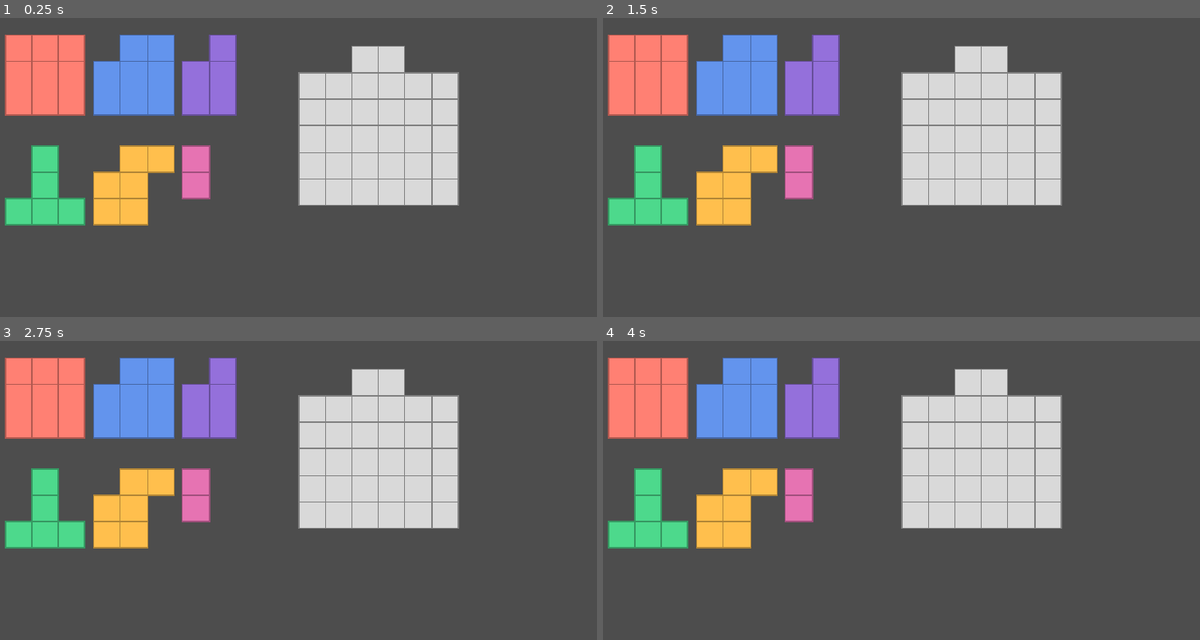
Above: before the commit, frames 1-4 (two rows, left to right).
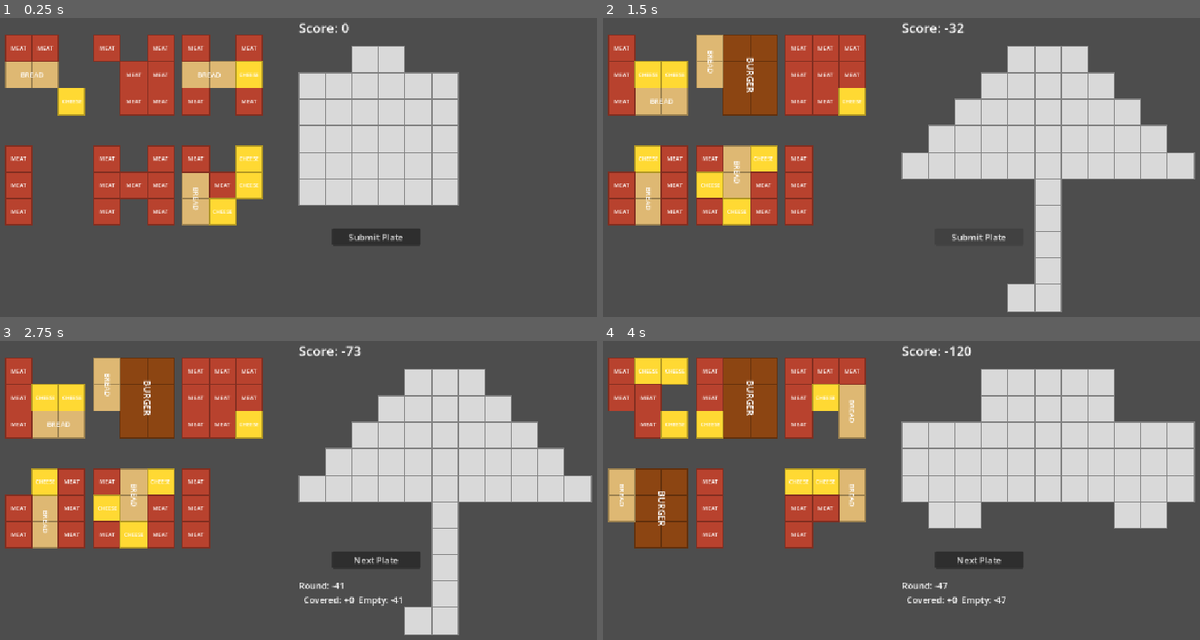
Above: after the commit, the same moments.

Repository: kapi-codes/boorger
Game: Godot game, scene res://main.tscn
Same seed, same stepped clock (60 frames per second), same inputs: the game is played once before the commit and once after it.
Inputs (mouse positions are in pixels of both pictures, inside the frame that each line leads up to):
- Up to frame 1 (0.25 s): no input
- Up to frame 2 (1.5 s): click (979, 236) at 0.5 s, where only the run after the commit has a clickable "Submit Plate"; click (979, 236) at 1.25 s, where only the run after the commit has a clickable "Next Plate"
- Up to frame 3 (2.75 s): tap Enter at 2 s; move the mouse to (447, 475) at 2.02 s; hold Right from 2.03 s (still down); click (447, 475) at 2.17 s
- Up to frame 4 (4 s): release Right at 2.75 s; click (979, 559) at 2.75 s, where only the run after the commit has a clickable "Next Plate"; tap Space at 3.5 s; drag from (782, 511) to (877, 565) at 3.52 s

The runs differ from the first frame. In frame 1, 21% of the frame differs, in the area x 0-71%, y 1-76%; in frame 2, 33%; in frame 3, 34%, in the area x 0-100%, y 1-99%; in frame 4, 34%.

Commit message:
second part of boorger prototype

Diff:
--- a/food_block.gd
+++ b/food_block.gd
@@ -2,63 +2,215 @@
 
 const CELL_SIZE := 48
 
+const FOOD_COLORS := {
+	"cheese": Color(1.0, 0.85, 0.2),
+	"meat": Color(0.72, 0.26, 0.18),
+	"bread": Color(0.87, 0.72, 0.45),
+	"burger": Color(0.55, 0.27, 0.07),
+}
+
 var cells: Array[Vector2i] = []
-var block_color: Color
+var food_items: Array = []  # Array of {type: String, cells: Array[Vector2i], text_angle: float}
 var home_position: Vector2
 var dragging := false
 var drag_offset := Vector2.ZERO
 var placed := false
-
 var plate_grid: Node2D
 
-func initialize(pos: Vector2, color: Color, size: int) -> void:
+func initialize(pos: Vector2, force_meat_stack: bool = false) -> void:
 	home_position = pos
 	position = pos
-	block_color = color
-	_generate_polyomino(size)
+	if force_meat_stack:
+		_generate_meat_stack()
+	else:
+		_generate_block()
 	queue_redraw()
 
-func _generate_polyomino(size: int) -> void:
-	# Start at center of a 3x3 working area
-	var used: Array[Vector2i] = [Vector2i(1, 1)]
-	while used.size() < size:
-		# Collect all unique neighbors of existing cells
-		var neighbors: Array[Vector2i] = []
-		for cell in used:
-			for dir: Vector2i in [Vector2i.UP, Vector2i.DOWN, Vector2i.LEFT, Vector2i.RIGHT]:
-				var n: Vector2i = cell + dir
-				if n not in used and n not in neighbors:
-					if n.x >= 0 and n.x < 3 and n.y >= 0 and n.y < 3:
-						neighbors.append(n)
-		if neighbors.is_empty():
-			break
-		used.append(neighbors[randi() % neighbors.size()])
-	# Normalize to (0,0) origin
-	var min_pos := used[0]
-	for cell in used:
+# Returns possible orientations for a food type as arrays of cell offsets
+func _get_shapes(type: String) -> Array:
+	match type:
+		"bread":
+			return [
+				[Vector2i(0, 0), Vector2i(1, 0)],
+				[Vector2i(0, 0), Vector2i(0, 1)],
+			]
+		"burger":
+			return [
+				[Vector2i(0, 0), Vector2i(1, 0), Vector2i(0, 1), Vector2i(1, 1), Vector2i(0, 2), Vector2i(1, 2)],
+				[Vector2i(0, 0), Vector2i(1, 0), Vector2i(2, 0), Vector2i(0, 1), Vector2i(1, 1), Vector2i(2, 1)],
+			]
+		_:
+			return [[Vector2i(0, 0)]]
+
+func _generate_meat_stack() -> void:
+	food_items = []
+	for y in 3:
+		var item_cells: Array[Vector2i] = [Vector2i(0, y)]
+		food_items.append({"type": "meat", "cells": item_cells, "text_angle": 0.0})
+	_normalize_and_rebuild()
+
+func _generate_block() -> void:
+	var grid := {}
+	food_items = []
+
+	# Try to place a burger (25% chance)
+	if randf() < 0.25:
+		_try_place_food("burger", grid)
+
+	# Try to place 0-1 breads
+	for i in randi_range(0, 1):
+		_try_place_food("bread", grid)
+
+	# Fill some remaining cells with cheese/meat (70% chance each, biased toward meat)
+	for y in 3:
+		for x in 3:
+			var cell := Vector2i(x, y)
+			if not grid.has(cell) and randf() < 0.7:
+				var type: String = "cheese" if randf() < 0.3 else "meat"
+				var item_cells: Array[Vector2i] = [cell]
+				food_items.append({"type": type, "cells": item_cells, "text_angle": 0.0})
+				grid[cell] = true
+
+	# Ensure at least 2 cells total
+	if _total_cells() < 2:
+		for y in 3:
+			for x in 3:
+				if _total_cells() >= 2:
+					break
+				var cell := Vector2i(x, y)
+				if not grid.has(cell):
+					var item_cells: Array[Vector2i] = [cell]
+					food_items.append({"type": "cheese", "cells": item_cells, "text_angle": 0.0})
+					grid[cell] = true
+			if _total_cells() >= 2:
+				break
+
+	_normalize_and_rebuild()
+
+func _try_place_food(type: String, grid: Dictionary) -> bool:
+	var shapes: Array = _get_shapes(type)
+	for attempt in 20:
+		var shape: Array = shapes[randi() % shapes.size()]
+		var origin := Vector2i(randi() % 3, randi() % 3)
+		var fits := true
+		for offset in shape:
+			var pos: Vector2i = Vector2i(offset.x, offset.y) + origin
+			if pos.x < 0 or pos.x >= 3 or pos.y < 0 or pos.y >= 3 or grid.has(pos):
+				fits = false
+				break
+		if fits:
+			var placed_cells: Array[Vector2i] = []
+			for offset in shape:
+				var pos: Vector2i = Vector2i(offset.x, offset.y) + origin
+				grid[pos] = true
+				placed_cells.append(pos)
+			var angle: float = _compute_text_angle(shape)
+			food_items.append({"type": type, "cells": placed_cells, "text_angle": angle})
+			return true
+	return false
+
+func _compute_text_angle(shape: Array) -> float:
+	if shape.size() <= 1:
+		return 0.0
+	var min_x: int = shape[0].x
+	var max_x: int = min_x
+	var min_y: int = shape[0].y
+	var max_y: int = min_y
+	for cell in shape:
+		min_x = mini(min_x, cell.x)
+		max_x = maxi(max_x, cell.x)
+		min_y = mini(min_y, cell.y)
+		max_y = maxi(max_y, cell.y)
+	if max_y - min_y > max_x - min_x:
+		return PI / 2
+	return 0.0
+
+func _total_cells() -> int:
+	var count := 0
+	for item in food_items:
+		var item_cells: Array = item.cells
+		count += item_cells.size()
+	return count
+
+func _normalize_and_rebuild() -> void:
+	var all_cells: Array[Vector2i] = []
+	for item in food_items:
+		for cell in item.cells:
+			all_cells.append(Vector2i(cell.x, cell.y))
+	if all_cells.is_empty():
+		cells = []
+		return
+	var min_pos := all_cells[0]
+	for cell in all_cells:
 		min_pos = Vector2i(mini(min_pos.x, cell.x), mini(min_pos.y, cell.y))
-	for i in used.size():
-		cells.append(used[i] - min_pos)
+	for item in food_items:
+		var item_cells: Array = item.cells
+		for i in item_cells.size():
+			var c: Vector2i = Vector2i(item_cells[i].x, item_cells[i].y)
+			item_cells[i] = c - min_pos
+	cells = []
+	for item in food_items:
+		for cell in item.cells:
+			cells.append(Vector2i(cell.x, cell.y))
 
 func _draw() -> void:
-	for cell in cells:
-		var rect := Rect2(Vector2(cell) * CELL_SIZE, Vector2.ONE * CELL_SIZE)
-		draw_rect(rect, block_color)
-		draw_rect(rect, block_color.darkened(0.3), false, 2.0)
+	# Draw cell backgrounds
+	for item in food_items:
+		var color: Color = FOOD_COLORS[item.type]
+		for cell in item.cells:
+			var rect := Rect2(Vector2(cell.x, cell.y) * CELL_SIZE, Vector2.ONE * CELL_SIZE)
+			draw_rect(rect, color)
+			draw_rect(rect, color.darkened(0.3), false, 2.0)
+
+	# Draw text labels
+	var font: Font = ThemeDB.fallback_font
+	for item in food_items:
+		var text: String = item.type.to_upper()
+		var center: Vector2 = _get_item_center_px(item)
+		var font_size: int = _get_font_size(item.type)
+		var text_size: Vector2 = font.get_string_size(text, HORIZONTAL_ALIGNMENT_LEFT, -1, font_size)
+		var angle: float = item.text_angle
+		draw_set_transform(center, angle)
+		draw_string(font, Vector2(-text_size.x / 2, text_size.y / 4), text, HORIZONTAL_ALIGNMENT_LEFT, -1, font_size, Color.WHITE)
+	draw_set_transform(Vector2.ZERO, 0)
+
+func _get_item_center_px(item: Dictionary) -> Vector2:
+	var item_cells: Array = item.cells
+	var first_x: int = item_cells[0].x
+	var first_y: int = item_cells[0].y
+	var min_x := first_x
+	var max_x := first_x
+	var min_y := first_y
+	var max_y := first_y
+	for cell in item_cells:
+		min_x = mini(min_x, cell.x)
+		max_x = maxi(max_x, cell.x)
+		min_y = mini(min_y, cell.y)
+		max_y = maxi(max_y, cell.y)
+	var top_left := Vector2(min_x, min_y) * CELL_SIZE
+	var bottom_right := Vector2(max_x + 1, max_y + 1) * CELL_SIZE
+	return (top_left + bottom_right) / 2.0
+
+func _get_font_size(type: Variant) -> int:
+	match type:
+		"burger":
+			return 16
+		"bread":
+			return 13
+		_:
+			return 10
 
 func _input(event: InputEvent) -> void:
 	if event is InputEventMouseButton and event.button_index == MOUSE_BUTTON_LEFT:
 		if event.pressed and not dragging:
 			if _hit_test(event.global_position):
 				if placed:
-					# Pick up from plate
 					plate_grid = get_node("/root/Main/PlateGrid")
 					var grid_pos: Vector2i = plate_grid.get_snap_grid_pos(global_position)
 					plate_grid.unplace_block(cells, grid_pos)
 					placed = false
 				dragging = true
 				drag_offset = global_position - event.global_position
-				# Render on top of siblings
 				get_parent().move_child(self, -1)
 				get_viewport().set_input_as_handled()
 		elif not event.pressed and dragging:
@@ -79,19 +231,19 @@
 		get_viewport().set_input_as_handled()
 
 func _rotate_cells(clockwise: bool) -> void:
-	var rotated: Array[Vector2i] = []
-	for cell in cells:
-		if clockwise:
-			rotated.append(Vector2i(-cell.y, cell.x))
-		else:
-			rotated.append(Vector2i(cell.y, -cell.x))
-	# Normalize to (0,0) origin
-	var min_pos := rotated[0]
-	for cell in rotated:
-		min_pos = Vector2i(mini(min_pos.x, cell.x), mini(min_pos.y, cell.y))
-	for i in rotated.size():
-		rotated[i] -= min_pos
-	cells = rotated
+	for item in food_items:
+		var item_cells: Array = item.cells
+		var rotated: Array[Vector2i] = []
+		for cell in item_cells:
+			var c := Vector2i(cell.x, cell.y)
+			if clockwise:
+				rotated.append(Vector2i(-c.y, c.x))
+			else:
+				rotated.append(Vector2i(c.y, -c.x))
+		item.cells = rotated
+		var angle: float = item.text_angle
+		item.text_angle = angle + (PI / 2 if clockwise else -PI / 2)
+	_normalize_and_rebuild()
 	queue_redraw()
 
 func _hit_test(mouse_pos: Vector2) -> bool:
@@ -106,10 +258,8 @@
 	plate_grid = get_node("/root/Main/PlateGrid")
 	var grid_pos: Vector2i = plate_grid.get_snap_grid_pos(global_position)
 	if plate_grid.can_place(cells, grid_pos):
-		# Snap to grid
 		global_position = plate_grid.global_position + Vector2(grid_pos) * CELL_SIZE
-		plate_grid.place_block(cells, grid_pos, block_color)
+		plate_grid.place_block(cells, grid_pos)
 		placed = true
 	else:
-		# Return to home
 		position = home_position
--- a/main.gd
+++ b/main.gd
@@ -1,25 +1,175 @@
 extends Node2D
 
-const BLOCK_COLORS := [
-	Color(1.0, 0.5, 0.45),   # coral
-	Color(0.39, 0.58, 0.93),  # cornflower blue
-	Color(0.58, 0.44, 0.86),  # medium purple
-	Color(0.3, 0.85, 0.55),   # emerald
-	Color(1.0, 0.75, 0.3),    # amber
-	Color(0.9, 0.45, 0.7),    # pink
-]
+var food_block_script: GDScript = preload("res://food_block.gd")
+var game_state: String = "playing"
+var total_score: int = 0
 
-var food_block_script: GDScript = preload("res://food_block.gd")
+const PLATE_SHAPES: Array[String] = ["briefcase", "umbrella", "car"]
+var shape_index: int = 0
 
 func _ready() -> void:
 	$PlateGrid.position = Vector2(560, 100)
 
+	_spawn_blocks()
+
+	$SubmitButton.pressed.connect(_on_submit_pressed)
+	_update_score_label()
+
+func _spawn_blocks() -> void:
+	var meat_stack_index := randi() % 6
 	for i in 6:
-		var block := Node2D.new()
-		block.set_script(food_block_script)
-		$BlockContainer.add_child(block)
-		var col := i % 3
-		var row := i / 3
-		var x_pos := 30 + col * 160
-		var y_pos := 80 + row * 200
-		block.initialize(Vector2(x_pos, y_pos), BLOCK_COLORS[i], randi_range(2, 9))
+		_spawn_block(i, i == meat_stack_index)
+
+func _spawn_block(i: int, force_meat_stack: bool = false) -> void:
+	var block := Node2D.new()
+	block.set_script(food_block_script)
+	$BlockContainer.add_child(block)
+	var col := i % 3
+	var row := i / 3
+	var x_pos := 30 + col * 160
+	var y_pos := 80 + row * 200
+	block.initialize(Vector2(x_pos, y_pos), force_meat_stack)
+
+func _update_score_label() -> void:
+	$ScoreLabel.text = "Score: " + str(total_score)
+
+func _on_submit_pressed() -> void:
+	if game_state == "playing":
+		var round_score := _score_plate()
+		total_score += round_score
+		_update_score_label()
+		game_state = "scored"
+		$SubmitButton.text = "Next Plate"
+	elif game_state == "scored":
+		_reset_round()
+		game_state = "playing"
+		$SubmitButton.text = "Submit Plate"
+
+func _score_plate() -> int:
+	var plate_grid: Node2D = $PlateGrid
+	# Build a map of grid cell -> food type from placed blocks
+	var cell_types: Dictionary = {}  # Vector2i -> String
+	for block in $BlockContainer.get_children():
+		if not block.placed:
+			continue
+		var grid_origin: Vector2i = plate_grid.get_snap_grid_pos(block.global_position)
+		for item in block.food_items:
+			for cell in item.cells:
+				var target := grid_origin + Vector2i(cell.x, cell.y)
+				cell_types[target] = item.type
+
+	var score := 0
+	var covered := 0
+	var uncovered := 0
+	var burger_bonus := 0
+
+	for cell in plate_grid.shape:
+		if cell_types.has(cell):
+			covered += 1
+			if cell_types[cell] == "burger":
+				burger_bonus += 1
+		else:
+			uncovered += 1
+
+	score = covered - uncovered + burger_bonus
+
+	var sandwich_count := _check_burger_sandwich(cell_types)
+	var sandwich_bonus := sandwich_count * 10
+	score += sandwich_bonus
+
+	# Build message
+	var msg := "Round: " + ("+" if score >= 0 else "") + str(score)
+	msg += "\n  Covered: +" + str(covered)
+	msg += "  Empty: -" + str(uncovered)
+	if burger_bonus > 0:
+		msg += "\n  Burger bonus: +" + str(burger_bonus)
+	if sandwich_count > 0:
+		msg += "\n  Burger Sandwich found! +" + str(sandwich_bonus)
+	$MessageLabel.text = msg
+
+	return score
+
+func _check_burger_sandwich(cell_types: Dictionary) -> int:
+	var count := 0
+
+	# Collect all cell positions to find scan bounds
+	var all_cells: Array = cell_types.keys()
+	if all_cells.is_empty():
+		return 0
+
+	var min_x: int = all_cells[0].x
+	var max_x: int = min_x
+	var min_y: int = all_cells[0].y
+	var max_y: int = min_y
+	for cell in all_cells:
+		min_x = mini(min_x, cell.x)
+		max_x = maxi(max_x, cell.x)
+		min_y = mini(min_y, cell.y)
+		max_y = maxi(max_y, cell.y)
+
+	# Horizontal pattern: 5 wide x 3 tall
+	# cols 0-1: burger, col 2: meat, cols 3-4: burger
+	for y in range(min_y, max_y - 1):
+		for x in range(min_x, max_x - 3):
+			if _check_h_sandwich(cell_types, x, y):
+				count += 1
+
+	# Vertical pattern: 3 wide x 5 tall
+	# rows 0-1: burger, row 2: meat, rows 3-4: burger
+	for y in range(min_y, max_y - 3):
+		for x in range(min_x, max_x - 1):
+			if _check_v_sandwich(cell_types, x, y):
+				count += 1
+
+	return count
+
+func _check_h_sandwich(cell_types: Dictionary, x: int, y: int) -> bool:
+	# 5 wide x 3 tall: cols 0-1 burger, col 2 meat, cols 3-4 burger
+	for row in 3:
+		for col in 2:
+			var cell := Vector2i(x + col, y + row)
+			if not cell_types.has(cell) or cell_types[cell] != "burger":
+				return false
+		var meat_cell := Vector2i(x + 2, y + row)
+		if not cell_types.has(meat_cell) or cell_types[meat_cell] != "meat":
+			return false
+		for col in range(3, 5):
+			var cell := Vector2i(x + col, y + row)
+			if not cell_types.has(cell) or cell_types[cell] != "burger":
+				return false
+	return true
+
+func _check_v_sandwich(cell_types: Dictionary, x: int, y: int) -> bool:
+	# 3 wide x 5 tall: rows 0-1 burger, row 2 meat, rows 3-4 burger
+	for col in 3:
+		for row in 2:
+			var cell := Vector2i(x + col, y + row)
+			if not cell_types.has(cell) or cell_types[cell] != "burger":
+				return false
+		var meat_cell := Vector2i(x + col, y + 2)
+		if not cell_types.has(meat_cell) or cell_types[meat_cell] != "meat":
+			return false
+		for row in range(3, 5):
+			var cell := Vector2i(x + col, y + row)
+			if not cell_types.has(cell) or cell_types[cell] != "burger":
+				return false
+	return true
+
+func _reset_round() -> void:
+	# Remove all existing blocks
+	for block in $BlockContainer.get_children():
+		block.queue_free()
+
+	# Cycle to the next plate shape
+	shape_index = (shape_index + 1) % PLATE_SHAPES.size()
+	var plate_grid: Node2D = $PlateGrid
+	plate_grid.set_shape(plate_grid.SHAPES[PLATE_SHAPES[shape_index]])
+
+	# Spawn new blocks (deferred so old ones are freed first)
+	_spawn_new_blocks.call_deferred()
+
+	# Clear message
+	$MessageLabel.text = ""
+
+func _spawn_new_blocks() -> void:
+	_spawn_blocks()
--- a/main.tscn
+++ b/main.tscn
@@ -10,3 +10,25 @@
 script = ExtResource("2_plate")
 
 [node name="BlockContainer" type="Node2D" parent="."]
+
+[node name="ScoreLabel" type="Label" parent="."]
+offset_left = 560.0
+offset_top = 50.0
+offset_right = 760.0
+offset_bottom = 80.0
+theme_override_font_sizes/font_size = 24
+text = "Score: 0"
+
+[node name="SubmitButton" type="Button" parent="."]
+offset_left = 620.0
+offset_top = 430.0
+offset_right = 780.0
+offset_bottom = 460.0
+text = "Submit Plate"
+
+[node name="MessageLabel" type="Label" parent="."]
+offset_left = 560.0
+offset_top = 480.0
+offset_right = 860.0
+offset_bottom = 560.0
+autowrap_mode = 2
--- a/plate_grid.gd
+++ b/plate_grid.gd
@@ -2,26 +2,66 @@
 
 const CELL_SIZE := 48
 
-# Briefcase shape: set of Vector2i cells that make up the plate
+# Shape definitions: each is an Array of Vector2i cells
+const SHAPES := {
+	"briefcase": [
+		# Handle: columns 2-3 at row 0
+		Vector2i(2, 0), Vector2i(3, 0),
+		# Body: columns 0-5 at rows 1-5
+		Vector2i(0, 1), Vector2i(1, 1), Vector2i(2, 1), Vector2i(3, 1), Vector2i(4, 1), Vector2i(5, 1),
+		Vector2i(0, 2), Vector2i(1, 2), Vector2i(2, 2), Vector2i(3, 2), Vector2i(4, 2), Vector2i(5, 2),
+		Vector2i(0, 3), Vector2i(1, 3), Vector2i(2, 3), Vector2i(3, 3), Vector2i(4, 3), Vector2i(5, 3),
+		Vector2i(0, 4), Vector2i(1, 4), Vector2i(2, 4), Vector2i(3, 4), Vector2i(4, 4), Vector2i(5, 4),
+		Vector2i(0, 5), Vector2i(1, 5), Vector2i(2, 5), Vector2i(3, 5), Vector2i(4, 5), Vector2i(5, 5),
+	],
+	"umbrella": [
+		# Dome (5 rows, widening from 3 to 11)
+		Vector2i(4, 0), Vector2i(5, 0), Vector2i(6, 0),
+		Vector2i(3, 1), Vector2i(4, 1), Vector2i(5, 1), Vector2i(6, 1), Vector2i(7, 1),
+		Vector2i(2, 2), Vector2i(3, 2), Vector2i(4, 2), Vector2i(5, 2), Vector2i(6, 2), Vector2i(7, 2), Vector2i(8, 2),
+		Vector2i(1, 3), Vector2i(2, 3), Vector2i(3, 3), Vector2i(4, 3), Vector2i(5, 3), Vector2i(6, 3), Vector2i(7, 3), Vector2i(8, 3), Vector2i(9, 3),
+		Vector2i(0, 4), Vector2i(1, 4), Vector2i(2, 4), Vector2i(3, 4), Vector2i(4, 4), Vector2i(5, 4), Vector2i(6, 4), Vector2i(7, 4), Vector2i(8, 4), Vector2i(9, 4), Vector2i(10, 4),
+		# Handle
+		Vector2i(5, 5),
+		Vector2i(5, 6),
+		Vector2i(5, 7),
+		Vector2i(5, 8),
+		# Hook
+		Vector2i(4, 9), Vector2i(5, 9),
+	],
+	"car": [
+		# Cabin roof: columns 3-7 at rows 0-1
+		Vector2i(3, 0), Vector2i(4, 0), Vector2i(5, 0), Vector2i(6, 0), Vector2i(7, 0),
+		Vector2i(3, 1), Vector2i(4, 1), Vector2i(5, 1), Vector2i(6, 1), Vector2i(7, 1),
+		# Body: columns 0-10 at rows 2-4
+		Vector2i(0, 2), Vector2i(1, 2), Vector2i(2, 2), Vector2i(3, 2), Vector2i(4, 2), Vector2i(5, 2), Vector2i(6, 2), Vector2i(7, 2), Vector2i(8, 2), Vector2i(9, 2), Vector2i(10, 2),
+		Vector2i(0, 3), Vector2i(1, 3), Vector2i(2, 3), Vector2i(3, 3), Vector2i(4, 3), Vector2i(5, 3), Vector2i(6, 3), Vector2i(7, 3), Vector2i(8, 3), Vector2i(9, 3), Vector2i(10, 3),
+		Vector2i(0, 4), Vector2i(1, 4), Vector2i(2, 4), Vector2i(3, 4), Vector2i(4, 4), Vector2i(5, 4), Vector2i(6, 4), Vector2i(7, 4), Vector2i(8, 4), Vector2i(9, 4), Vector2i(10, 4),
+		# Wheels
+		Vector2i(1, 5), Vector2i(2, 5), Vector2i(8, 5), Vector2i(9, 5),
+	],
+}
+
+# Current plate shape cells
 var shape: Array[Vector2i] = []
-# Tracks which cells are occupied and their color
-var occupied: Dictionary = {}  # Vector2i -> Color
+# Tracks which cells are occupied
+var occupied: Dictionary = {}  # Vector2i -> bool
 
 func _ready() -> void:
-	# Build briefcase shape: 2-wide handle at top, 6x5 body below
-	# Handle: columns 2-3 at row 0
-	for x in range(2, 4):
-		shape.append(Vector2i(x, 0))
-	# Body: columns 0-5 at rows 1-5
-	for y in range(1, 6):
-		for x in range(0, 6):
-			shape.append(Vector2i(x, y))
+	set_shape(SHAPES["briefcase"])
+
+func set_shape(shape_cells: Array) -> void:
+	shape.clear()
+	for cell in shape_cells:
+		shape.append(cell)
+	occupied.clear()
+	queue_redraw()
 
 func _draw() -> void:
 	for cell in shape:
 		var rect := Rect2(Vector2(cell) * CELL_SIZE, Vector2.ONE * CELL_SIZE)
 		if occupied.has(cell):
-			draw_rect(rect, occupied[cell])
+			draw_rect(rect, Color(0.7, 0.7, 0.7))
 		else:
 			draw_rect(rect, Color(0.85, 0.85, 0.85))
 		draw_rect(rect, Color(0.5, 0.5, 0.5), false, 2.0)
@@ -35,10 +75,10 @@
 			return false
 	return true
 
-func place_block(block_cells: Array[Vector2i], grid_origin: Vector2i, color: Color) -> void:
+func place_block(block_cells: Array[Vector2i], grid_origin: Vector2i) -> void:
 	for cell in block_cells:
 		var target := grid_origin + cell
-		occupied[target] = color
+		occupied[target] = true
 	queue_redraw()
 
 func unplace_block(block_cells: Array[Vector2i], grid_origin: Vector2i) -> void:
@@ -50,3 +90,10 @@
 func get_snap_grid_pos(world_pos: Vector2) -> Vector2i:
 	var local_pos := world_pos - global_position
 	return Vector2i(roundi(local_pos.x / CELL_SIZE), roundi(local_pos.y / CELL_SIZE))
+
+func get_cell_count() -> int:
+	return shape.size()
+
+func reset() -> void:
+	occupied.clear()
+	queue_redraw()
